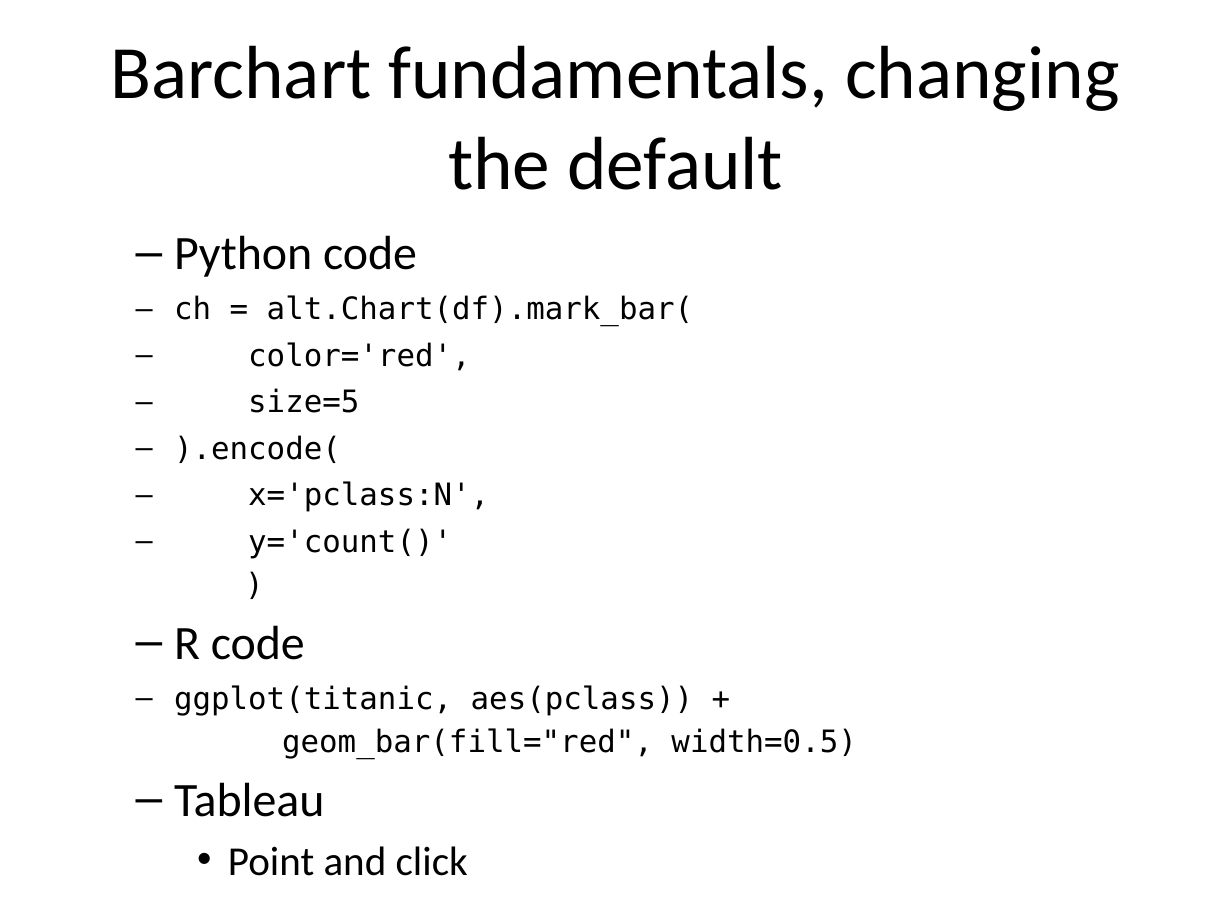
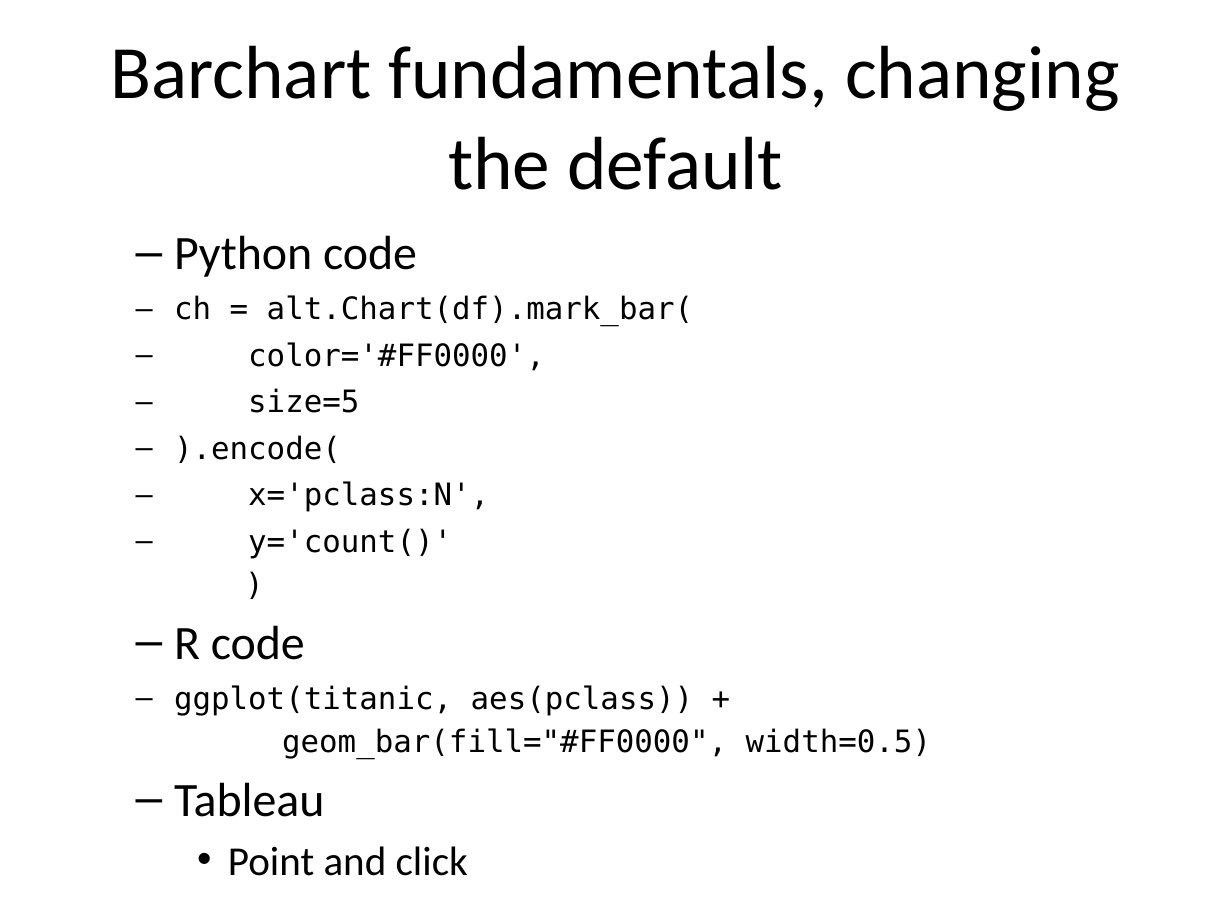
Before and after one commit to pmean/data-visualization, a slide deck: slide 14 of data-viz-02/component/fundamentals.pptx (slide 8 before the commit). Drawn at 1232x924 pixels with LibreOffice and Linux fonts; fonts in the diff are those of the drawing. Boxes give left, top, right and bottom in pixels: in the first picture for what was removed or moved away, otherwise in the second. Text is boxed around its words. In the diff, an @@ line names an element or a change of style, - is before the commit and + after.

```diff
--- a/data-viz-02/component/fundamentals.pptx
+++ b/data-viz-02/component/fundamentals.pptx
@@ text at [174, 295, 693, 559]: text changed @@
-ch = alt.Chart(df).mark_bar(
-color='red',
-size=5
-).encode(
-x='pclass:N',
-y='count()'
-)
+ch = alt.Chart(df).mark_bar(
+color='#FF0000',
+size=5
+).encode(
+x='pclass:N',
+y='count()'
+)
@@ text at [174, 685, 931, 759]: text changed @@
-ggplot(titanic, aes(pclass)) +
-geom_bar(fill="red", width=0.5)
+ggplot(titanic, aes(pclass)) +
+geom_bar(fill="#FF0000", width=0.5)
```
Also in this commit, not shown: 16 other slides changed, 8 slides added, 4 slides removed, 19 other files.
